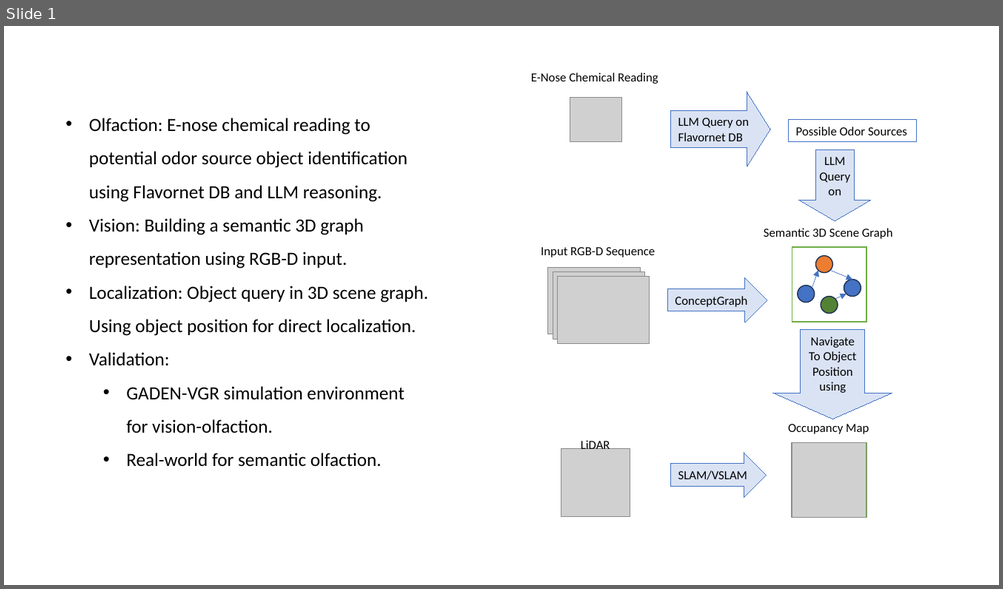
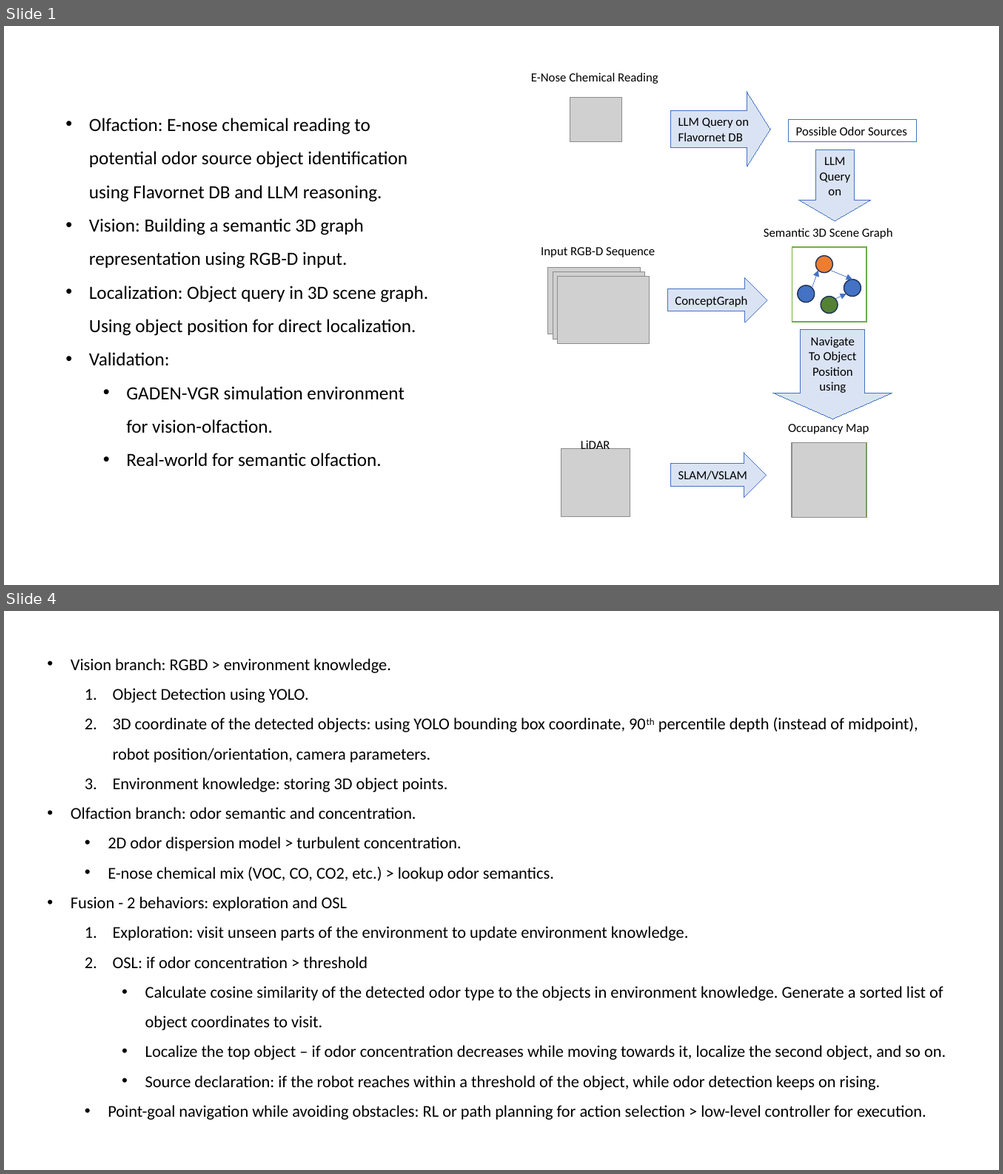
Before and after one commit to SunzidHassan/Research, a slide deck: 23-25_Automatic-Control-Lab/Projects/25_SemanticOSL/25_SemanticOSL.pptx. Shown one above the other, each under a label of ours: slide 1 before the commit, slides 1 and 4 after it; the slides between them are not shown. The pictures are 1003x589 and 1003x1174 pixels, drawn with LibreOffice and Linux fonts; fonts in the diff are those of the drawing; grey boxes stand for pictures. Boxes give left, top, right and bottom in pixels: in the first picture for what was removed or moved away, otherwise in the second. Text is boxed around its words. In the diff, an @@ line names an element or a change of style, - is before the commit and + after.

Commit message:
25semanticOSL ppt

```diff
--- a/23-25_Automatic-Control-Lab/Projects/25_SemanticOSL/25_SemanticOSL.pptx
+++ b/23-25_Automatic-Control-Lab/Projects/25_SemanticOSL/25_SemanticOSL.pptx
@@ slide 4 added at [4, 611, 999, 1170], background #FFFFFF @@
@@ text added at [71, 658, 945, 1120], 16 pt, text #000000 @@
+• Vision branch: RGBD > environment knowledge.
+  1. Object Detection using YOLO.
+  2. 3D coordinate of the detected objects: using YOLO bounding box coordinate, 90th percentile depth (instead of midpoint), robot position/orientation, camera parameters.
+  3. Environment knowledge: storing 3D object points.
+• Olfaction branch: odor semantic and concentration.
+  • 2D odor dispersion model > turbulent concentration.
+  • E-nose chemical mix (VOC, CO, CO2, etc.) > lookup odor semantics.
+• Fusion - 2 behaviors: exploration and OSL
+  1. Exploration: visit unseen parts of the environment to update environment knowledge.
+  2. OSL: if odor concentration > threshold
+    • Calculate cosine similarity of the detected odor type to the objects in environment knowledge. Generate a sorted list of object coordinates to visit.
+    • Localize the top object – if odor concentration decreases while moving towards it, localize the second object, and so on.
+    • Source declaration: if the robot reaches within a threshold of the object, while odor detection keeps on rising.
+  • Point-goal navigation while avoiding obstacles: RL or path planning for action selection > low-level controller for execution.
```
Also in this commit, not shown: 2 other slides added, 1 other file.
